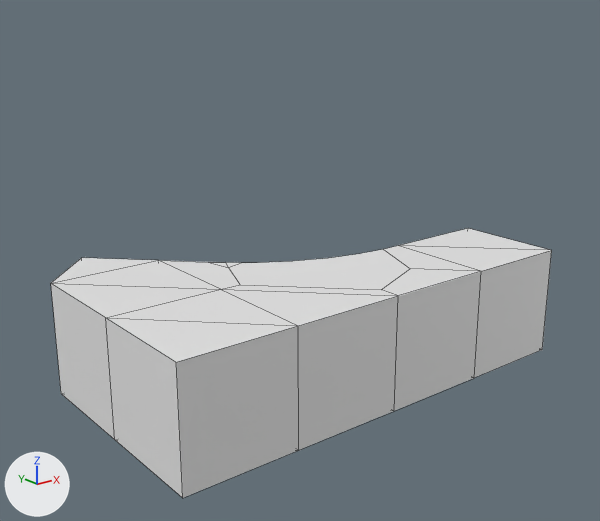
What one commit did to the FBX model Dungeon Baller/Assets/Fbx/halfcurve.fbx.
One viewpoint serves both versions: a 50 mm camera at (-0.111, -0.158, 0.0803) aimed at (-0.0021, -0.0218, 0.0258). Lighting does not change. The marker at lower left points along +X, +Y and +Z. Mesh edges are drawn as thin lines. Where no turn or scale is listed for an object, it has been applied to the vertices.

The scene before the commit, as lines of its bpy script (objects in view):
```python
me_plane = bpy.data.meshes.new('Plane')
me_plane.from_pydata(...)  # 48 vertices, 49 faces; spans x -0.05..0.05, y -0.05..0.0125, z 0.0..0.025
ob_halfcrv = bpy.data.objects.new('halfcrv', me_plane)
ob_halfcrv.location = (0.0, 0.0, 0.0)
```
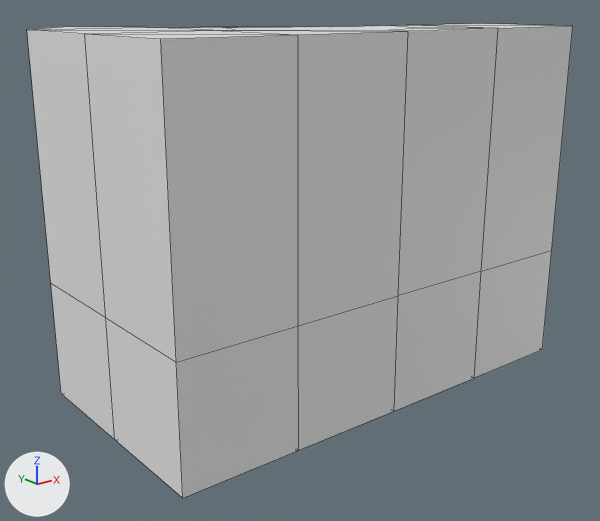
Commit message: halfcurve take 28943
jebemmukevuvise

Changed parts and their boxes [x1, y1, x2, y2] in the pictures (600 x 521 px):
'halfcrv', reshaped (9% wider, 75% taller): before [51, 228, 552, 498]; after [27, 24, 573, 498]
part 1 of me_plane, built on: before [51, 228, 551, 362]; after [27, 24, 573, 362]

Edits to the bpy script that builds the scene:
```text
Change me_plane:
    used by ob_halfcrv; location = (0.0, 0.0, 0.0)
    remove me_plane.from_pydata(...)  # 48 vertices, 49 faces; spans x -0.05..0.05, y -0.05..0.0125, z 0.0..0.025
    add me_plane.from_pydata(...)  # 67 vertices, 68 faces; spans x -0.05..0.05, y -0.05..0.0125, z 0.0..0.075
    me_plane part 1
    5 vertices are removed from x -0.025..0.0143, y -0.0452..-0.0143, z 0.025
    15 faces are deleted
    5 vertices are added at (-0.025, -0.025, 0.075), (0.0143, -0.0393, 0.075), (-0.0202, -0.025, 0.075), (0.0, -0.0452, 0.075), (-0.0158, -0.0143, 0.075)
    19 new vertices lie (0.0, 0.0, 0.05) away from vertices in x -0.05..0.05, y -0.05..0.0125, z 0.025
    34 new faces join them
```
